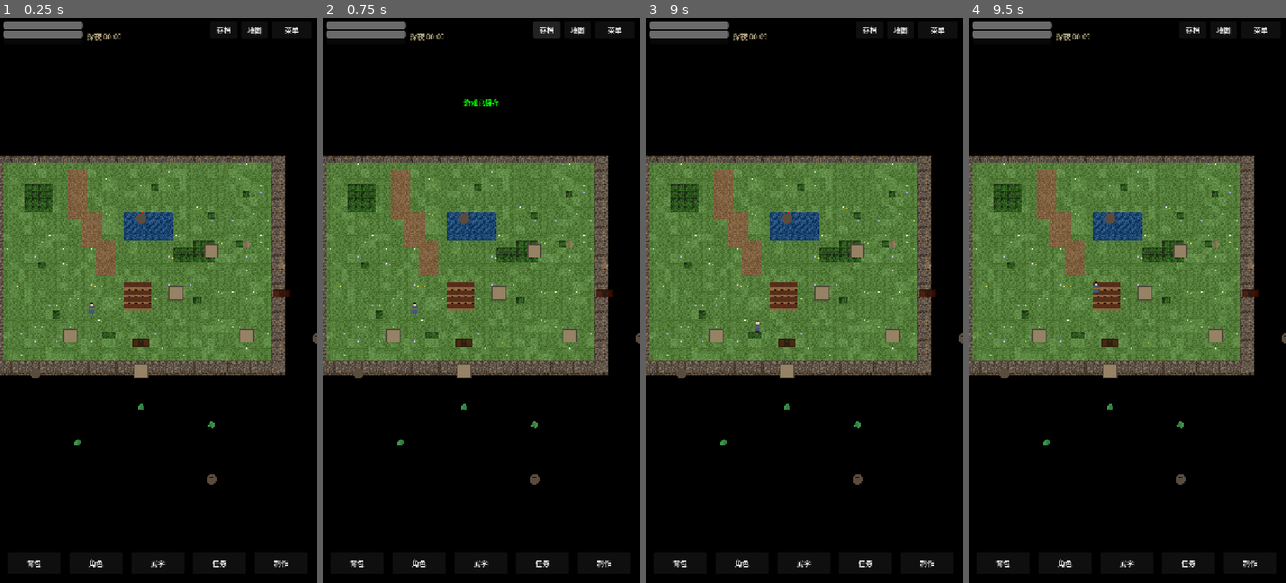
Above: before the commit, frames 1-4 (left to right).
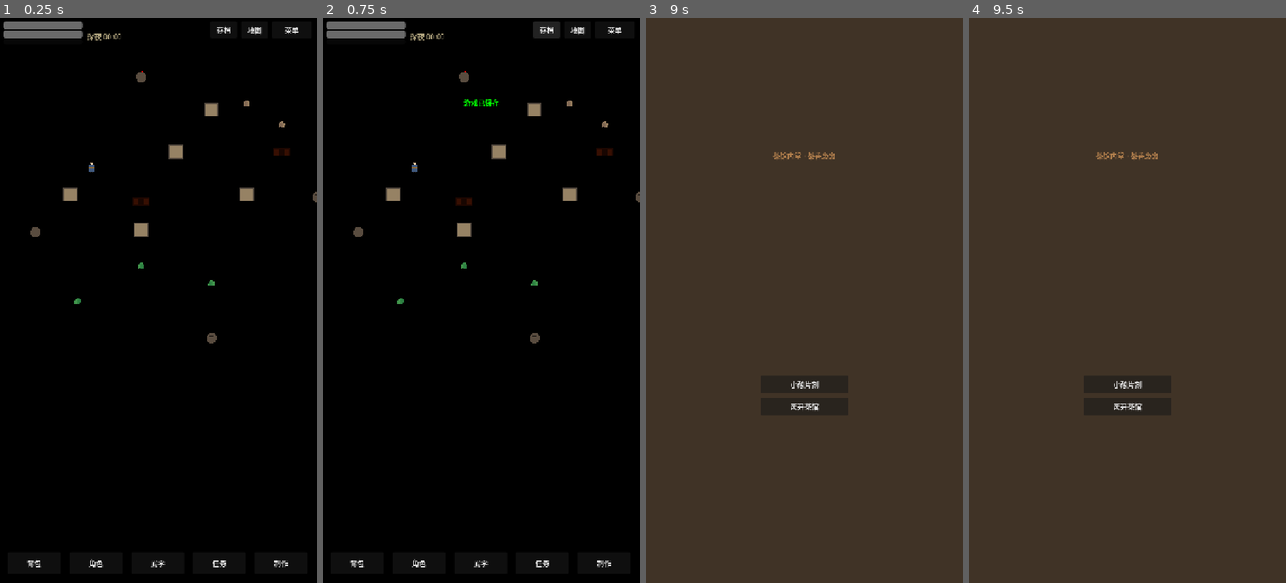
Above: after the commit, the same moments.

Repository: XinTianyu-Sky/WOTW
Game: Godot game, scene res://scenes/world/world.tscn
The game is run twice, just before and just after one commit, with the same random seed, the same clock (stepped at 60 frames per second) and the same inputs. This scene is started directly instead of the project's main scene.
Inputs (mouse positions are in pixels of both pictures, inside the frame that each line leads up to):
- Up to frame 1 (0.25 s): no input
- Up to frame 2 (0.75 s): click "存档" at 0.5 s
- Up to frame 3 (9 s): click "地图" at 1.25 s; click "菜单" at 2 s; click "背包" at 2.75 s; click "角色" at 3.5 s; click "武学" at 4.25 s; click "任务" at 5 s; click "制作" at 5.75 s; click "X" at 6.5 s; tap Enter at 7.25 s; move the mouse to (874, 272) at 7.27 s; hold D (move_right) 7.28-8.03 s; hold E (interact) 7.28-8.03 s; click (874, 272) at 7.42 s; tap Space at 8 s; move the mouse to (741, 328) at 8.02 s; hold S (move_down) 8.03-8.78 s; tap E (interact) at 8.1 s; click (741, 328) at 8.17 s; move the mouse to (836, 176) at 8.77 s; hold D (move_right) from 8.78 s (still down); hold Shift (sprint) from 8.78 s (still down); click (836, 176) at 8.92 s
- Up to frame 4 (9.5 s): keep holding D (move_right); keep holding Shift (sprint); tap E (interact) at 9.05 s

The runs differ from the first frame. In frame 1, 35% of the frame differs, in the area x 0-100%, y 9-83%; in frame 2, 35%; in frame 3, 98%; in frame 4, 98%, in the area x 0-100%, y 0-100%.
Error after the commit: Parse Error: Expected end of statement after variable declaration, found "," instead. (res://scripts/world/map_manager.gd:163)

Commit message:
● 改动总结：
  1. 去掉鼠标点击移动（player.gd）
  - 删除了 _unhandled_input、_move_toward_click、_get_map_bounds 三个方法
  - 删除了 _target_position、_use_click_move、click_stop_distance 变量
  - _physics_process 简化为直接调用 _move_by_input()

  2. 优化地图（map_manager.gd）
  - 用三层 FBM 噪声高度场替代了硬编码地形，每张地图按 seed 随机生成
  - 地形按高度自动分配：低洼→水域 → 湿地→泥土 → 平原→草地 → 高地→花丛/散树 → 山顶→山脉
  - 瓦片纹理增强：草地有草叶纹理、水面有波浪+波光、山脉有棱角高光+顶部积雪、建筑有瓦片/砖缝/窗户/门、树木有树冠高光+树干
  - 村庄场景（world.tscn）自动生成建筑群 + 向四方辐射的土路；郊外场景保持荒野风格

Diff:
--- a/scenes/world/world.tscn
+++ b/scenes/world/world.tscn
@@ -30,6 +30,8 @@
 
 [node name="TileMapLayer" type="TileMapLayer" parent="."]
 script = ExtResource("3_map")
+has_village = true
+village_center = Vector2i(13, 11)
 
 [node name="Player" type="CharacterBody2D" parent="."]
 script = ExtResource("8_player")
--- a/scripts/player/player.gd
+++ b/scripts/player/player.gd
@@ -1,6 +1,6 @@
 # Player.gd
 # 玩家角色控制器
-# 支持 WASD/方向键 + 鼠标点击移动
+# WASD/方向键移动，空格交互
 class_name Player
 extends CharacterBody2D
 
@@ -8,7 +8,6 @@
 @export var run_speed: float = 200.0
 @export var acceleration: float = 800.0
 @export var friction: float = 600.0
-@export var click_stop_distance: float = 8.0
 
 @onready var sprite: Sprite2D = $Sprite2D
 @onready var animation_player: AnimationPlayer = $AnimationPlayer
@@ -18,10 +17,6 @@
 var is_interacting: bool = false
 var can_move: bool = true
 
-# ---- 鼠标点击移动 ----
-var _target_position: Vector2 = Vector2.ZERO
-var _use_click_move: bool = false
-
 func _ready() -> void:
 	add_to_group("player")
 	_generate_player_sprite()
@@ -29,7 +24,6 @@
 		can_move = (new == GameManager.GamePhase.WORLD_EXPLORATION)
 		if not can_move:
 			velocity = Vector2.ZERO
-			_use_click_move = false
 	)
 	EventBus.menu_opened.connect(func(_name): set_can_move(false))
 	EventBus.menu_closed.connect(func(_name): set_can_move(true))
@@ -41,27 +35,22 @@
 	var hair = Color(0.08, 0.06, 0.05)
 	var robe = Color(0.25, 0.35, 0.5)
 	var belt = Color(0.55, 0.4, 0.2)
-	# head
 	for y in range(4, 12):
 		for x in range(12, 20):
 			if sqrt((x - 16) * (x - 16) + (y - 8) * (y - 8)) < 3.8:
 				img.set_pixel(x, y, skin)
-	# hair (drawn after head, on top)
 	for y in range(3, 8):
 		for x in range(11, 21):
 			var dx = x - 16
 			var dy = y - 7
 			if dx * dx + dy * dy < 16:
 				img.set_pixel(x, y, hair)
-	# body (robe)
 	for y in range(12, 28):
 		for x in range(10, 22):
 			img.set_pixel(x, y, robe)
-	# belt
 	for y in range(18, 20):
 		for x in range(10, 22):
 			img.set_pixel(x, y, belt)
-	# legs
 	for y in range(28, 32):
 		for x in range(11, 15):
 			img.set_pixel(x, y, Color(0.2, 0.15, 0.1))
@@ -74,33 +63,10 @@
 func _physics_process(_delta: float) -> void:
 	if not can_move:
 		return
-
-	if _use_click_move:
-		_move_toward_click()
-	else:
-		_move_by_input()
-
-func _move_toward_click() -> void:
-	var to_target = _target_position - global_position
-	if to_target.length() < click_stop_distance:
-		_use_click_move = false
-		velocity = Vector2.ZERO
-		_update_animation(Vector2.ZERO)
-		return
-
-	var input_dir = to_target.normalized()
-	var target_velocity = input_dir * run_speed
-	velocity = velocity.move_toward(target_velocity, acceleration)
-	move_and_slide()
-	_update_animation(input_dir)
+	_move_by_input()
 
 func _move_by_input() -> void:
 	var input_dir = Input.get_vector("move_left", "move_right", "move_up", "move_down")
-
-	# 键盘输入打断鼠标移动
-	if input_dir.length() > 0.1:
-		_use_click_move = false
-
 	is_sprinting = Input.is_action_pressed("sprint")
 	var target_speed = run_speed if is_sprinting else walk_speed
 	var target_velocity = input_dir * target_speed
@@ -111,25 +77,6 @@
 func _input(event: InputEvent) -> void:
 	if event.is_action_pressed("interact") and can_move:
 		_try_interact()
-
-func _unhandled_input(event: InputEvent) -> void:
-	# 鼠标左键点击移动到目标位置（仅未被 UI 消费时）
-	if not can_move:
-		return
-	if event is InputEventMouseButton and event.button_index == MOUSE_BUTTON_LEFT and event.pressed:
-		var click_pos = get_global_mouse_position()
-		# 限制在地图范围内
-		var bounds = _get_map_bounds()
-		_target_position = click_pos.clamp(bounds.position, bounds.end)
-		# 太近不移动
-		if _target_position.distance_to(global_position) > click_stop_distance:
-			_use_click_move = true
-
-func _get_map_bounds() -> Rect2:
-	var cam = get_viewport().get_camera_2d()
-	if cam and cam.has_method("set_map_bounds"):
-		return cam.map_bounds
-	return Rect2(0, 0, 1280, 960)
 
 func _update_animation(input_dir: Vector2) -> void:
 	if input_dir.length() > 0.1:
@@ -149,7 +96,6 @@
 	var areas = interaction_area.get_overlapping_areas()
 	for area in areas:
 		if area.is_in_group("interactable"):
-			# 先尝试 area 自身，再尝试其父节点
 			if area.has_method("interact"):
 				area.interact()
 			elif area.get_parent().has_method("interact"):
@@ -165,4 +111,3 @@
 	can_move = value
 	if not can_move:
 		velocity = Vector2.ZERO
-		_use_click_move = false
--- a/scripts/ui/dialogue_ui.gd
+++ b/scripts/ui/dialogue_ui.gd
@@ -230,7 +230,15 @@
 	match speaker_id:
 		"player": return "主角"
 		"system": return ""
-		_: return speaker_id  # TODO: 从NPC数据中查找显示名
+		"old_beggar": return "老乞丐"
+		"village_guard": return "村庄守卫"
+		"teahouse_owner": return "茶馆老板"
+		"merchant_li": return "李货郎"
+		"wushi": return "武师"
+		"hermit": return "采药老人"
+		"bandit_scout": return "山贼探子"
+		"bandit_boss": return "山贼头目"
+		_: return speaker_id
 
 func end_dialogue() -> void:
 	_track_quest_progress()
--- a/scripts/world/map_manager.gd
+++ b/scripts/world/map_manager.gd
@@ -1,9 +1,8 @@
 # MapManager.gd
-# 地图渲染管理器：程序化生成 TileSet 并绘制地图
+# 地图渲染管理器：噪声高度场驱动地形，程序化 TileSet
 class_name MapManager
 extends TileMapLayer
 
-# ---- 瓦片枚举 ----
 enum TileType {
 	GRASS_1, GRASS_2, GRASS_FLOWER, DIRT,
 	WATER, MOUNTAIN, TREE, BUILDING
@@ -11,11 +10,15 @@
 
 const TILE_SIZE: int = 32
 const BLOCKED_TILES: Array = [TileType.WATER, TileType.MOUNTAIN, TileType.TREE, TileType.BUILDING]
+const MAP_W: int = 40
+const MAP_H: int = 30
 
 var _tile_set: TileSet = null
 var _rng = RandomNumberGenerator.new()
 
 @export var map_seed: int = 42
+@export var has_village: bool = false
+@export var village_center: Vector2i = Vector2i(20, 20)
 
 func _ready() -> void:
 	_rng.seed = map_seed
@@ -24,6 +27,7 @@
 	_draw_map()
 	_setup_camera_bounds()
 
+# ---- TileSet 构建 ----
 func _create_tileset() -> TileSet:
 	var ts = TileSet.new()
 	var tex = _generate_tileset_texture()
@@ -46,72 +50,50 @@
 			continue
 		if i in BLOCKED_TILES:
 			td.add_collision_polygon(0)
-			var points = PackedVector2Array([
+			td.set_collision_polygon_points(0, 0, PackedVector2Array([
 				Vector2(0, 0), Vector2(TILE_SIZE, 0),
 				Vector2(TILE_SIZE, TILE_SIZE), Vector2(0, TILE_SIZE)
-			])
-			td.set_collision_polygon_points(0, 0, points)
+			]))
 
 	return ts
 
+# ---- 程序化纹理 ----
 func _generate_tileset_texture() -> ImageTexture:
 	var img = Image.create(8 * TILE_SIZE, TILE_SIZE, false, Image.FORMAT_RGBA8)
-
-	for i in range(8):
-		match i:
-			TileType.GRASS_1:       _fill_tile(img, i, Color(0.32, 0.48, 0.22))
-			TileType.GRASS_2:       _fill_tile(img, i, Color(0.38, 0.55, 0.28))
-			TileType.GRASS_FLOWER:  _fill_flower_tile(img, i)
-			TileType.DIRT:          _fill_tile(img, i, Color(0.5, 0.38, 0.25))
-			TileType.WATER:         _fill_water_tile(img, i)
-			TileType.MOUNTAIN:      _fill_mountain_tile(img, i)
-			TileType.TREE:          _fill_tree_tile(img, i)
-			TileType.BUILDING:      _fill_building_tile(img, i)
-
-	var tex = ImageTexture.create_from_image(img)
-	return tex
-
-func _fill_tile(img: Image, tile_idx: int, base_color: Color) -> void:
-	var ox = tile_idx * TILE_SIZE
-	for y in range(TILE_SIZE):
-		for x in range(TILE_SIZE):
-			var n = _noise2d(ox + x, y) * 0.08
-			var c = base_color
-			c.r = clamp(c.r + n, 0.0, 1.0)
-			c.g = clamp(c.g + n, 0.0, 1.0)
-			c.b = clamp(c.b + n, 0.0, 1.0)
-			img.set_pixel(ox + x, y, c)
-
-func _fill_water_tile(img: Image, tile_idx: int) -> void:
-	var ox = tile_idx * TILE_SIZE
-	var base = Color(0.12, 0.28, 0.45)
-	for y in range(TILE_SIZE):
-		for x in range(TILE_SIZE):
-			var n = _noise2d(ox + x, y + 3) * 0.1
-			# subtle wave pattern
-			var wave = sin((ox + x) * 0.4 + y * 0.3) * 0.04
+	_fill_grass(img, TileType.GRASS_1, Color(0.28, 0.42, 0.18))
+	_fill_grass(img, TileType.GRASS_2, Color(0.34, 0.50, 0.24))
+	_fill_grass_flower(img, TileType.GRASS_FLOWER)
+	_fill_dirt(img, TileType.DIRT)
+	_fill_water(img, TileType.WATER)
+	_fill_mountain(img, TileType.MOUNTAIN)
+	_fill_tree(img, TileType.TREE)
+	_fill_building(img, TileType.BUILDING)
+	return ImageTexture.create_from_image(img)
+
+func _fill_grass(img: Image, idx: int, base: Color) -> void:
+	var ox = idx * TILE_SIZE
+	for y in range(TILE_SIZE):
+		for x in range(TILE_SIZE):
+			var n = _hash_noise(ox + x, y) * 0.07
+			# 草叶纹理：细竖线微调
+			var blade = 0.0
+			if x % 5 < 2:
+				blade = 0.03
 			var c = base
-			c.r = clamp(c.r + n + wave, 0.0, 1.0)
-			c.g = clamp(c.g + n + wave * 0.7, 0.0, 1.0)
-			c.b = clamp(c.b + n + wave * 1.5, 0.0, 1.0)
-			img.set_pixel(ox + x, y, c)
-
-func _fill_flower_tile(img: Image, tile_idx: int) -> void:
-	var ox = tile_idx * TILE_SIZE
-	var base = Color(0.35, 0.52, 0.25)
-	for y in range(TILE_SIZE):
-		for x in range(TILE_SIZE):
-			var n = _noise2d(ox + x, y) * 0.06
-			var c = base
-			c.r = clamp(c.r + n, 0.0, 1.0)
-			c.g = clamp(c.g + n, 0.0, 1.0)
-			c.b = clamp(c.b + n, 0.0, 1.0)
-			img.set_pixel(ox + x, y, c)
-	# scatter small flower dots
-	for _i in range(8):
-		var fx = _rng.randi_range(3, 28)
-		var fy = _rng.randi_range(3, 28)
-		var flower_colors = [Color(1, 0.85, 0.3), Color(0.95, 0.5, 0.7), Color(1, 1, 0.8), Color(0.7, 0.6, 1)]
+			c.r = clamp(c.r + n + blade * 0.3, 0, 1)
+			c.g = clamp(c.g + n + blade, 0, 1)
+			c.b = clamp(c.b + n * 0.5, 0, 1)
+			img.set_pixel(ox + x, y, c)
+
+func _fill_grass_flower(img: Image, idx: int) -> void:
+	var base = Color(0.30, 0.46, 0.20)
+	_fill_grass(img, idx, base)
+	var ox = idx * TILE_SIZE
+	# 散布小花
+	var flower_colors = [Color(1, 0.85, 0.2), Color(0.95, 0.45, 0.65), Color(1, 1, 0.7), Color(0.65, 0.55, 1)]
+	for _i in range(10):
+		var fx = _rng.randi_range(4, 27)
+		var fy = _rng.randi_range(4, 27)
 		var fc = flower_colors[_rng.randi() % flower_colors.size()]
 		for dy in range(-1, 2):
 			for dx in range(-1, 2):
@@ -121,132 +103,227 @@
 					if px >= ox and px < ox + TILE_SIZE and py >= 0 and py < TILE_SIZE:
 						img.set_pixel(px, py, fc)
 
-func _fill_mountain_tile(img: Image, tile_idx: int) -> void:
-	var ox = tile_idx * TILE_SIZE
-	var base = Color(0.4, 0.35, 0.3)
-	for y in range(TILE_SIZE):
-		for x in range(TILE_SIZE):
-			var n = _noise2d(ox + x + 10, y + 10) * 0.15
+func _fill_dirt(img: Image, idx: int) -> void:
+	var ox = idx * TILE_SIZE
+	var base = Color(0.48, 0.35, 0.22)
+	for y in range(TILE_SIZE):
+		for x in range(TILE_SIZE):
+			var n = _hash_noise(ox + x + 50, y + 50) * 0.09
+			# 碎石颗粒
+			var grain = _hash_noise(ox + x * 3, y * 3 + 20) * 0.04
 			var c = base
-			c.r = clamp(c.r + n, 0.0, 1.0)
-			c.g = clamp(c.g + n * 0.8, 0.0, 1.0)
-			c.b = clamp(c.b + n * 0.5, 0.0, 1.0)
-			# darker edges for rocky feel
-			if x < 3 or x > 28 or y < 3 or y > 28:
-				c.r -= 0.1; c.g -= 0.1; c.b -= 0.1
-			img.set_pixel(ox + x, y, c)
-
-func _fill_tree_tile(img: Image, tile_idx: int) -> void:
-	var ox = tile_idx * TILE_SIZE
-	var base = Color(0.18, 0.3, 0.12)
-	for y in range(TILE_SIZE):
-		for x in range(TILE_SIZE):
-			var n = _noise2d(ox + x + 20, y + 20) * 0.12
-			var c = base
-			c.r = clamp(c.r + n * 0.5, 0.0, 1.0)
-			c.g = clamp(c.g + n, 0.0, 1.0)
-			c.b = clamp(c.b + n * 0.3, 0.0, 1.0)
-			# circular canopy feel
-			var cx = 15.5; var cy = 15.5
+			c.r = clamp(c.r + n + grain, 0, 1)
+			c.g = clamp(c.g + n * 0.8 + grain, 0, 1)
+			c.b = clamp(c.b + n * 0.4, 0, 1)
+			img.set_pixel(ox + x, y, c)
+
+func _fill_water(img: Image, idx: int) -> void:
+	var ox = idx * TILE_SIZE
+	var deep = Color(0.08, 0.18, 0.36)
+	var shallow = Color(0.18, 0.35, 0.55)
+	for y in range(TILE_SIZE):
+		for x in range(TILE_SIZE):
+			var t = (sin(x * 0.5 + y * 0.35) + 1) * 0.5
+			var n = _hash_noise(ox + x + 70, y + 70) * 0.06
+			var c = deep.lerp(shallow, t)
+			c.r = clamp(c.r + n, 0, 1)
+			c.g = clamp(c.g + n * 0.8, 0, 1)
+			c.b = clamp(c.b + n * 0.6, 0, 1)
+			# 波光
+			if (x + y * 3 + int(sin(x * 0.8 + y * 0.7) * 3)) % 13 == 0:
+				c = c.lightened(0.12)
+			img.set_pixel(ox + x, y, c)
+
+func _fill_mountain(img: Image, idx: int) -> void:
+	var ox = idx * TILE_SIZE
+	var rock = Color(0.35, 0.30, 0.28)
+	var highlight = Color(0.50, 0.45, 0.40)
+	for y in range(TILE_SIZE):
+		for x in range(TILE_SIZE):
+			var n = _hash_noise(ox + x + 90, y + 90) * 0.12
+			# 棱角感：菱形高光
+			var ridge = 1.0 - abs(float(x - 16) + float(y - 16)) / 32.0
+			ridge = clamp(ridge, 0.0, 1.0)
+			var c = rock.lerp(highlight, ridge * 0.5)
+			c.r = clamp(c.r + n, 0, 1)
+			c.g = clamp(c.g + n * 0.7, 0, 1)
+			c.b = clamp(c.b + n * 0.4, 0, 1)
+			# 顶部积雪
+			if y < 6 and ridge > 0.4:
+				c = c.lerp(Color(0.85, 0.85, 0.9), (6 - y) / 6.0 * ridge)
+			img.set_pixel(ox + x, y, c)
+
+func _fill_tree(img: Image, idx: int) -> void:
+	var ox = idx * TILE_SIZE
+	var canopy = Color(0.12, 0.25, 0.08)
+	var highlight_c = Color(0.22, 0.38, 0.14)
+	var trunk = Color(0.35, 0.2, 0.1)
+	for y in range(TILE_SIZE):
+		for x in range(TILE_SIZE):
+			var cx, cy: float
+			if y < 8:
+				cx = 15.5; cy = 16.0
+			else:
+				cx = 15.5; cy = 14.0
 			var dist = sqrt((x - cx) * (x - cx) + (y - cy) * (y - cy))
-			if dist < 14:
-				c.g += 0.06
-			if dist > 16:
-				c = c.darkened(0.3)
-			img.set_pixel(ox + x, y, c)
-
-func _fill_building_tile(img: Image, tile_idx: int) -> void:
-	var ox = tile_idx * TILE_SIZE
-	var roof = Color(0.35, 0.18, 0.1)
-	var wall = Color(0.55, 0.4, 0.25)
-	var window_c = Color(0.15, 0.1, 0.05)
-	for y in range(TILE_SIZE):
-		for x in range(TILE_SIZE):
 			var c: Color
-			if y < 10:  # roof
-				c = roof
-				var n = _noise2d(ox + x + 30, y + 30) * 0.06
-				c.r = clamp(c.r + n, 0.0, 1.0)
-			else:  # wall
-				c = wall
-				var n = _noise2d(ox + x + 30, y + 30) * 0.05
-				c.r = clamp(c.r + n, 0.0, 1.0)
-				c.g = clamp(c.g + n, 0.0, 1.0)
-			img.set_pixel(ox + x, y, c)
-	# window
-	for wy in range(14, 22):
-		for wx in range(10, 20):
-			img.set_pixel(ox + wx, wy, window_c)
-
-func _noise2d(x: int, y: int) -> float:
+			if y >= 22 and x >= 13 and x <= 18:
+				c = trunk
+			elif dist < 13:
+				var n = _hash_noise(ox + x + 110, y + 110) * 0.08
+				c = canopy.lerp(highlight_c, 1.0 - dist / 14.0)
+				c.g = clamp(c.g + n, 0, 1)
+			else:
+				c = Color(0, 0, 0, 0)
+			img.set_pixel(ox + x, y, c)
+
+func _fill_building(img: Image, idx: int) -> void:
+	var ox = idx * TILE_SIZE
+	var roof_c = Color(0.4, 0.15, 0.08)
+	var wall_c = Color(0.6, 0.45, 0.3)
+	var window_c = Color(0.1, 0.08, 0.04)
+	var door_c = Color(0.25, 0.15, 0.08)
+	for y in range(TILE_SIZE):
+		for x in range(TILE_SIZE):
+			var c: Color
+			var n = _hash_noise(ox + x + 130, y + 130) * 0.04
+			if y < 9:
+				c = roof_c
+				# 瓦片纹路
+				if y % 4 < 2 and x % 6 < 3:
+					c = c.darkened(0.08)
+			else:
+				c = wall_c
+				# 砖缝
+				if y % 6 == 0 or x % 8 == 0:
+					c = c.darkened(0.06)
+			c.r = clamp(c.r + n, 0, 1)
+			c.g = clamp(c.g + n, 0, 1)
+			img.set_pixel(ox + x, y, c)
+	# 窗户
+	for wy in [13, 19]:
+		for wx in [5, 21]:
+			for dy in range(4):
+				for dx in range(4):
+					img.set_pixel(ox + wx + dx, wy + dy, window_c)
+	# 门
+	for dy in range(6):
+		for dx in range(4):
+			img.set_pixel(ox + 14 + dx, 20 + dy, door_c)
+
+# ---- 噪声 ----
+func _hash_noise(x: int, y: int) -> float:
 	var v = (x * 1619 + y * 31337) & 0x7fffffff
 	v = (v >> 13) ^ v
 	v = (v * (v * v * 60493 + 19990303) + 1376312589) & 0x7fffffff
 	return (float(v % 1000) / 500.0) - 1.0
 
+func _fbm(x: int, y: int, octaves: int = 3) -> float:
+	var v = 0.0
+	var amp = 0.6
+	var total = 0.0
+	var sx = x; var sy = y
+	for _i in range(octaves):
+		v += _hash_noise(sx, sy) * amp
+		total += amp
+		amp *= 0.45
+		sx = sx * 2 + 137
+		sy = sy * 2 + 259
+	return v / total
+
+# ---- 地图绘制 ----
 func _draw_map() -> void:
 	clear()
-	var data = _generate_map_data()
-	for y in range(data.size()):
-		var row = data[y]
-		for x in range(row.size()):
-			var tile_idx = row[x]
-			set_cell(Vector2i(x, y), 0, Vector2i(tile_idx, 0))
-
-func _generate_map_data() -> Array:
-	var w = 40
-	var h = 30
+	var height_map = _build_height_map()
+	var path_set = _build_path_set()
+	for y in range(MAP_H):
+		for x in range(MAP_W):
+			var tile = _classify_tile(x, y, height_map[y][x], path_set)
+			set_cell(Vector2i(x, y), 0, Vector2i(tile, 0))
+
+func _build_height_map() -> Array:
 	var map = []
-
-	for y in range(h):
+	for y in range(MAP_H):
 		var row = []
-		for x in range(w):
-			var tile = _pick_grass()  # 默认随机草地
-
-			# 边界山脉
-			if y == 0 or y == h - 1 or x == 0 or x == w - 1:
-				tile = TileType.MOUNTAIN
-			# 左上树林
-			elif y >= 4 and y <= 7 and x >= 4 and x <= 7:
-				tile = TileType.TREE
-			# 中央池塘
-			elif y >= 8 and y <= 11 and x >= 18 and x <= 24:
-				tile = TileType.WATER
-			# 右下小树林
-			elif y >= 12 and y <= 14 and x >= 28 and x <= 30:
-				tile = TileType.TREE
-			elif y >= 13 and y <= 14 and x >= 25 and x <= 27:
-				tile = TileType.TREE
-			# 房屋
-			elif y >= 18 and y <= 21 and x >= 18 and x <= 21:
-				tile = TileType.BUILDING
-			# 小路
-			elif y >= 2 and x >= 10 and x <= 12 and y <= 8:
-				tile = TileType.DIRT
-			elif y >= 8 and x >= 12 and x <= 14 and y <= 12:
-				tile = TileType.DIRT
-			elif y >= 12 and x >= 14 and x <= 16 and y <= 16:
-				tile = TileType.DIRT
-			# 零星树木
-			elif (x == 10 and y == 5) or (x == 22 and y == 4) or (x == 30 and y == 8) \
-					or (x == 6 and y == 15) or (x == 34 and y == 12) or (x == 8 and y == 22) \
-					or (x == 28 and y == 20) or (x == 15 and y == 25) or (x == 35 and y == 5):
-				tile = TileType.TREE
-
-			row.append(tile)
+		for x in range(MAP_W):
+			row.append(_fbm(x, y, 3))
 		map.append(row)
-
 	return map
+
+func _build_path_set() -> Dictionary:
+	var paths = {}
+	if not has_village:
+		return paths
+	var vc = village_center
+	# 从村庄向四方的土路
+	for dir in [Vector2i(0, -1), Vector2i(0, 1), Vector2i(-1, 0), Vector2i(1, 0)]:
+		var cur = vc
+		for _step in range(35):
+			cur += dir
+			if cur.x < 2 or cur.x >= MAP_W - 2 or cur.y < 2 or cur.y >= MAP_H - 2:
+				break
+			# 略微随机摆动
+			var wobble = Vector2i(0, 0)
+			if dir.x == 0:
+				wobble.x = int(_hash_noise(cur.x, cur.y + map_seed) * 2.5)
+			else:
+				wobble.y = int(_hash_noise(cur.x + map_seed, cur.y) * 2.5)
+			var p = cur + wobble
+			if p.x >= 0 and p.x < MAP_W and p.y >= 0 and p.y < MAP_H:
+				paths[Vector2i(p.x, p.y)] = true
+	return paths
+
+func _classify_tile(x: int, y: int, height: float, paths: Dictionary) -> int:
+	var pos = Vector2i(x, y)
+
+	# 边界强制山脉
+	if x <= 1 or x >= MAP_W - 2 or y <= 1 or y >= MAP_H - 2:
+		return TileType.MOUNTAIN
+
+	# 村庄区域
+	if has_village:
+		var vc = village_center
+		# 村庄建筑
+		if abs(x - vc.x) <= 4 and abs(y - vc.y) <= 3:
+			# 建筑群
+			if (x - vc.x + 10) % 5 >= 2 and (y - vc.y + 10) % 4 >= 1:
+				return TileType.BUILDING
+			return TileType.DIRT
+		# 村庄周边清理区
+		if abs(x - vc.x) <= 6 and abs(y - vc.y) <= 5:
+			if paths.has(pos):
+				return TileType.DIRT
+			return _pick_grass()
+
+	# 道路
+	if paths.has(pos):
+		return TileType.DIRT
+
+	# 高度 → 地形
+	if height < -0.32:
+		return TileType.WATER
+	elif height < -0.08:
+		return TileType.DIRT
+	elif height < 0.15:
+		return TileType.GRASS_2
+	elif height < 0.42:
+		return TileType.GRASS_1
+	elif height < 0.58:
+		# 高地散树
+		var tree_noise = _hash_noise(x * 3 + 300, y * 3 + 300)
+		if tree_noise > 0.55:
+			return TileType.TREE
+		return TileType.GRASS_FLOWER
+	else:
+		return TileType.MOUNTAIN
 
 func _pick_grass() -> int:
 	var r = _rng.randf()
-	if r < 0.75:   return TileType.GRASS_1
-	if r < 0.92:   return TileType.GRASS_2
+	if r < 0.70: return TileType.GRASS_1
+	if r < 0.90: return TileType.GRASS_2
 	return TileType.GRASS_FLOWER
 
 func _setup_camera_bounds() -> void:
-	var map_w = 40 * TILE_SIZE
-	var map_h = 30 * TILE_SIZE
 	var cam = get_viewport().get_camera_2d()
 	if cam and cam.has_method("set_map_bounds"):
-		cam.set_map_bounds(Rect2(0, 0, map_w, map_h))
+		cam.set_map_bounds(Rect2(0, 0, MAP_W * TILE_SIZE, MAP_H * TILE_SIZE))
Not shown, added: scripts/world/enemy_spawner.gd.uid
